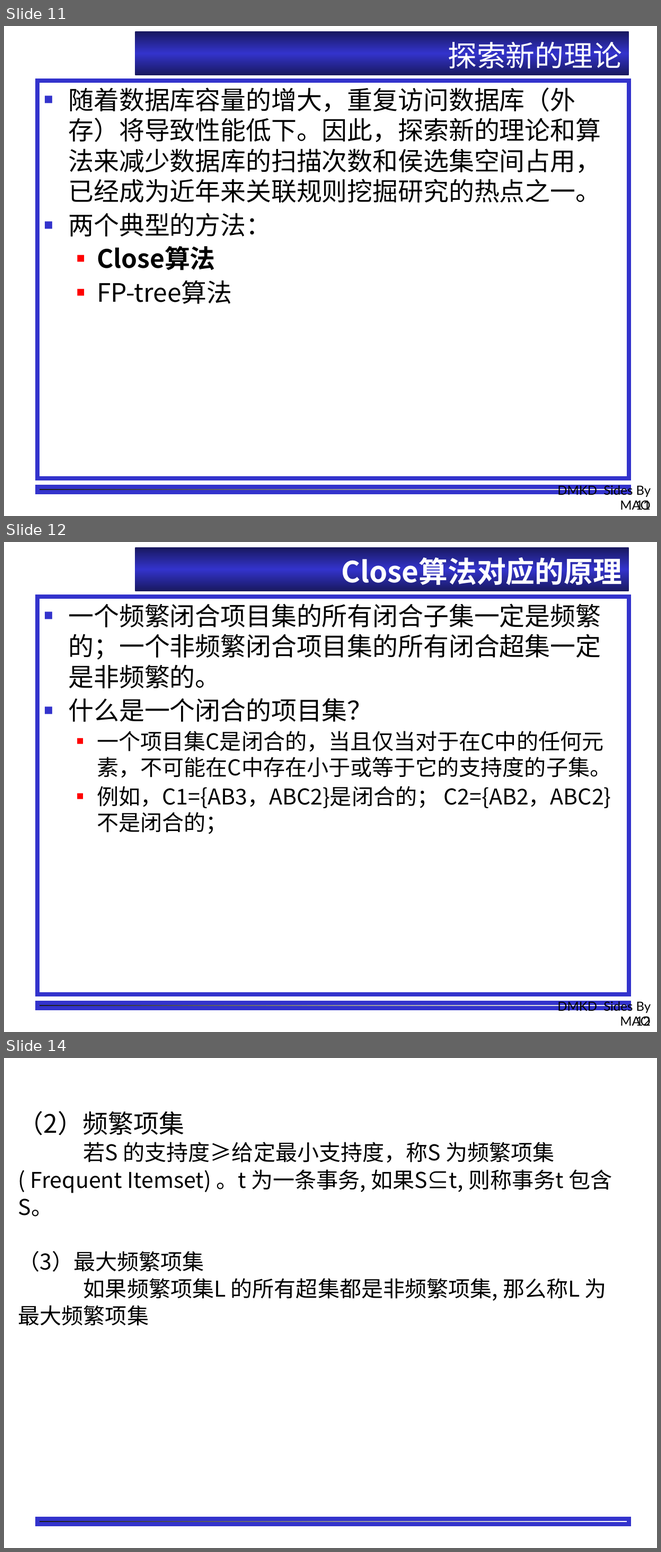
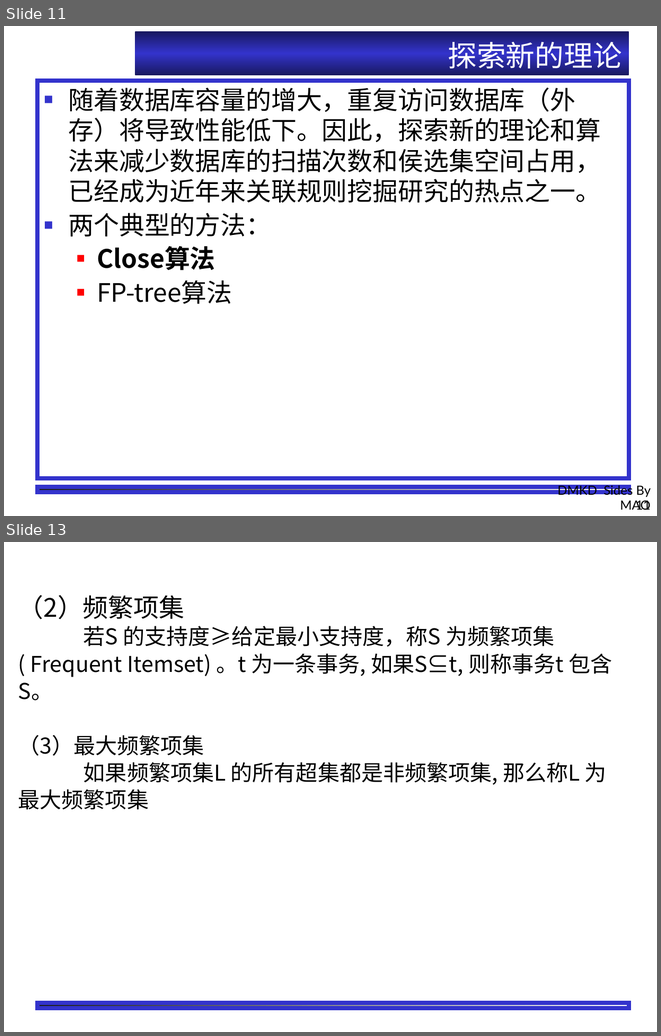
Before and after one commit to shfkuang/shfkuang.github.io, a slide deck: dm/ch3.2.ppt. Shown one above the other, each under a label of ours: slides 11, 12 and 14 before the commit, slides 11 and 13 after it; the slides between them are not shown. The pictures are 661x1552 and 661x1036 pixels, drawn with LibreOffice and Linux fonts; fonts in the diff are those of the drawing; background and template pictures are left out. Boxes give left, top, right and bottom in pixels: in the first picture for what was removed or moved away, otherwise in the second. Text is boxed around its words. In the diff, an @@ line names an element or a change of style, - is before the commit and + after.

```diff
--- a/dm/ch3.2.ppt
+++ b/dm/ch3.2.ppt
@@ slide 12 removed at (x1=4, y1=542, x2=657, y2=1032), background #FFFFFF; not listed: 1 template element that a slide beside it also shows @@
@@ title removed at (x1=135, y1=547, x2=629, y2=592) @@
-Close算法对应的原理
@@ text removed at (x1=37, y1=597, x2=629, y2=995) @@
-■ 一个频繁闭合项目集的所有闭合子集一定是频繁的；一个非频繁闭合项目集的所有闭合超集一定是非频繁的。
-■ 什么是一个闭合的项目集？
-  ■ 一个项目集C是闭合的，当且仅当对于在C中的任何元素，不可能在C中存在小于或等于它的支持度的子集。
-  ■ 例如，C1={AB3，ABC2}是闭合的； C2={AB2，ABC2}不是闭合的；
@@ text removed at (x1=557, y1=999, x2=651, y2=1025) @@
-DMKD Sides By MAO
@@ page number removed at (x1=636, y1=1016, x2=651, y2=1025) @@
-12
@@ what was slide 14 is now slide 13 @@
```
Also in this commit, not shown: 2 slides changed.
